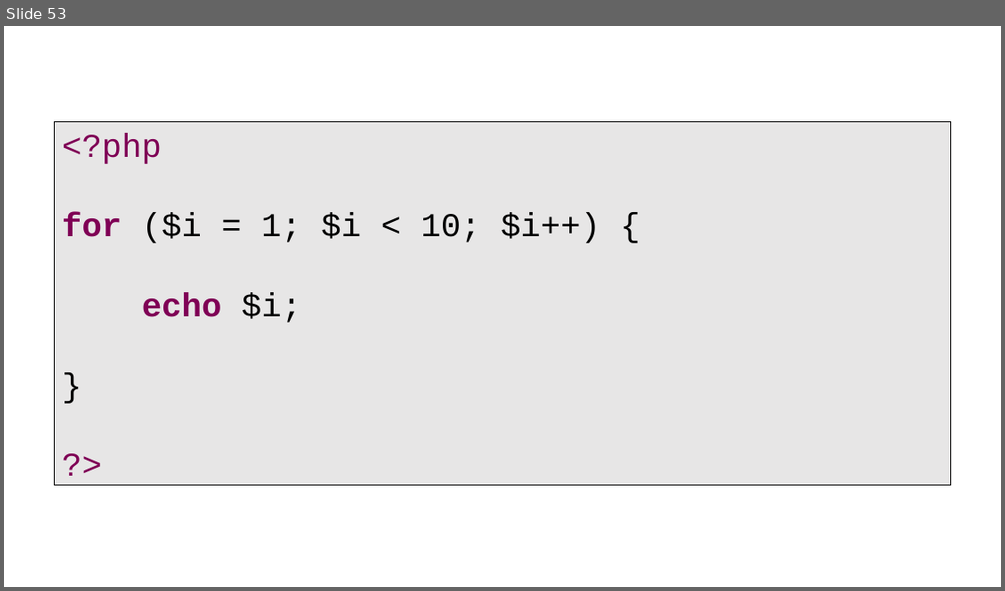
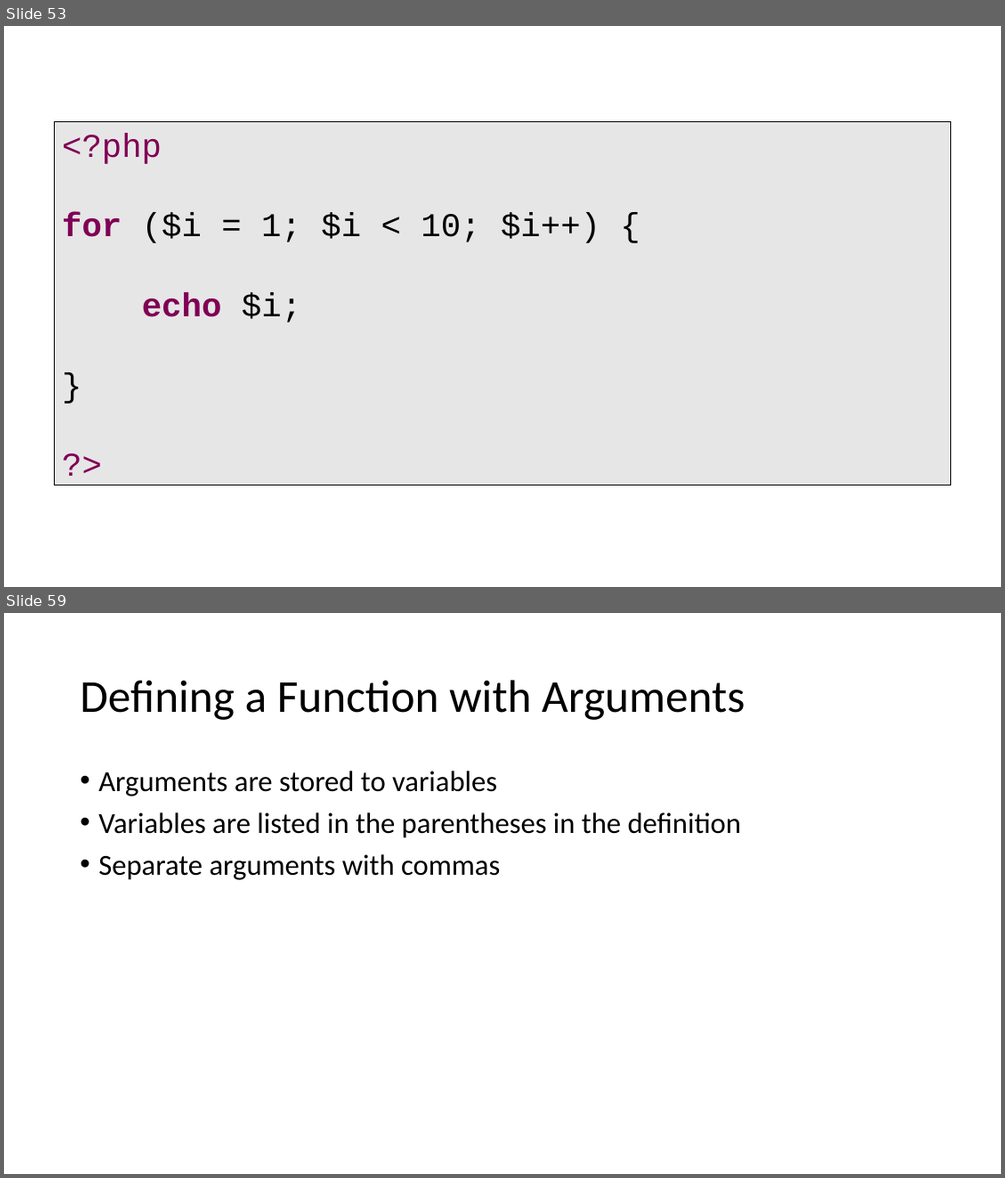
Before and after one commit to PHPEmbark/curriculum, a slide deck: course/1 - Basic Programming/Basics Of Programming.pptx. Shown one above the other, each under a label of ours: slide 53 before the commit, slides 53 and 59 after it; the slides between them are not shown. The pictures are 1005x591 and 1005x1178 pixels, drawn with LibreOffice and Linux fonts; fonts in the diff are those of the drawing. Boxes give left, top, right and bottom in pixels: in the first picture for what was removed or moved away, otherwise in the second. Text is boxed around its words. In the diff, an @@ line names an element or a change of style, - is before the commit and + after.

Commit message:
Moar powerpoint
Functions and files.

```diff
--- a/course/1 - Basic Programming/Basics Of Programming.pptx
+++ b/course/1 - Basic Programming/Basics Of Programming.pptx
@@ slide 59 added at (4,613,1001,1174), background #FFFFFF @@
@@ title added at (80,680,744,720), 44 pt, text #000000 @@
+Defining a Function with Arguments
@@ text added at (98,771,741,880), 28 pt, text #000000 @@
+• Arguments are stored to variables
+• Variables are listed in the parentheses in the definition
+• Separate arguments with commas
```
Also in this commit, not shown: 17 other slides added.
